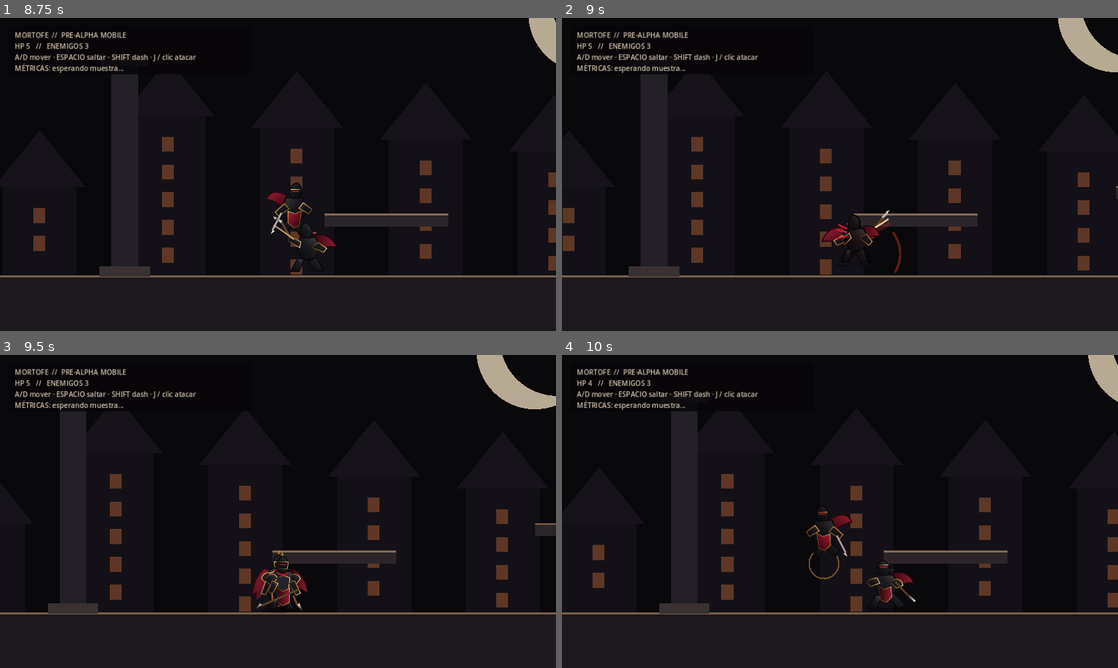
Above: before the commit, frames 1-4 (two rows, left to right).
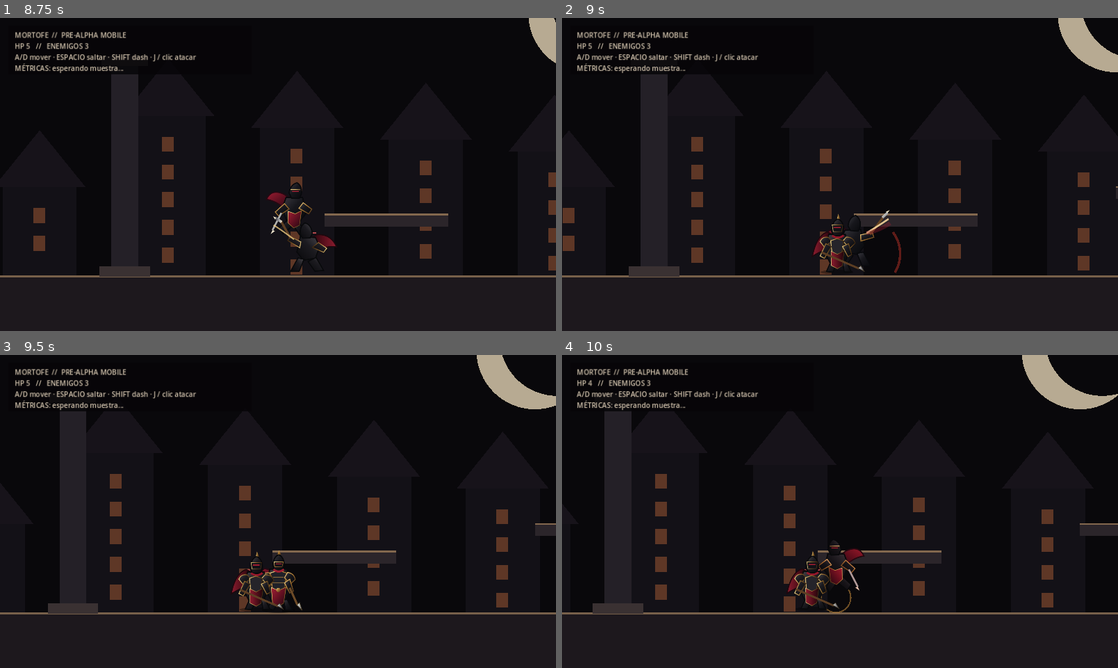
Above: after the commit, the same moments.

Repository: heliossamuelhernandezreyes/Godot-juegos-2d
Game: Godot game, scene res://main.tscn
Two runs of this game, one before a commit and one after it. Both use one fixed random seed, a clock stepped at 60 frames per second and the inputs below.
Inputs (mouse positions are in pixels of both pictures, inside the frame that each line leads up to):
- Up to frame 1 (8.75 s): tap Enter at 0.5 s; move the mouse to (400, 158) at 0.52 s; hold D (move_right) 0.53-1.25 s; tap J (attack) at 0.6, 2.1, 8.1 s; click (400, 158) at 0.67 s; tap Space (jump) at 0.77, 0.8, 1.07, 2.3, 3.77, 3.8, 4.07, 5.1, 6.77, 6.8, 7.07, 8.3 s; drag from (166, 190) to (294, 199) at 1.27 s; move the mouse to (333, 105) at 2.02 s; hold A (move_left) 2.03-2.75 s; drag from (250, 237) to (389, 296) at 2.77 s; move the mouse to (444, 221) at 3.52 s; hold D (move_right) 3.53-4.25 s; tap K at 3.6 s; drag from (111, 127) to (300, 265) at 4.27 s; move the mouse to (305, 174) at 5.02 s; hold D (move_right) 5.03-5.75 s; click (305, 174) at 5.17 s; drag from (194, 96) to (250, 296) at 5.77 s; move the mouse to (400, 158) at 6.52 s; hold A (move_left) 6.53-7.25 s; tap Shift (dash) at 6.6 s; drag from (166, 190) to (344, 321) at 7.27 s; move the mouse to (333, 105) at 8.02 s; hold D (move_right) from 8.03 s (still down)
- Up to frame 2 (9 s): release D (move_right) at 8.75 s; drag from (812, 237) to (673, 127) at 8.77 s
- Up to frame 3 (9.5 s): no input
- Up to frame 4 (10 s): move the mouse to (1006, 558) at 9.52 s; hold A (move_left) from 9.53 s (still down); tap J (attack) at 9.6 s; click (1006, 558) at 9.67 s; tap Space (jump) at 9.77, 9.8 s

Frame 1 is identical in both runs. In frame 2, 0.6% of the frame differs, in the area x 45-57%, y 62-82%; in frame 3, 0.9%; in frame 4, 9.2%, in the area x 5-100%, y 0-83%.

Commit message:
feat(mortofe): integrate distinct run and attack production poses

Diff:
--- a/Mortofe/scripts/player.gd
+++ b/Mortofe/scripts/player.gd
@@ -7,9 +7,13 @@
 const Hitbox2D = preload("res://scripts/combat/hitbox_2d.gd")
 const Hurtbox2D = preload("res://scripts/combat/hurtbox_2d.gd")
 const PLAYER_ATLAS: Texture2D = preload("res://art/generated/player_atlas.svg")
-const PLAYER_PRODUCTION_CANDIDATE_PATH := "res://art/normalized/player/player_idle_prod_v1.png"
+const PLAYER_PRODUCTION_IDLE_PATH := "res://art/normalized/player/player_idle_prod_v1.png"
+const PLAYER_PRODUCTION_RUN_PATH := "res://art/normalized/player/player_run_prod_v1.png"
+const PLAYER_PRODUCTION_ATTACK_PATH := "res://art/normalized/player/player_attack_prod_v1.png"
 const FRAME_SIZE := Vector2(256, 256)
 const PRODUCTION_CANDIDATE_MODE := true
+const ATTACK_HITBOX_CENTER := Vector2(44.0, -50.0)
+const ATTACK_HITBOX_SIZE := Vector2(82.0, 58.0)
 
 @export var move_speed := 285.0
 @export var ground_accel := 1900.0
@@ -75,7 +79,7 @@
 		_apply_movement(delta)
 
 	if is_instance_valid(attack_hitbox):
-		attack_hitbox.position.x = 44.0 * float(facing)
+		attack_hitbox.position.x = ATTACK_HITBOX_CENTER.x * float(facing)
 	move_and_slide()
 	_update_visual()
 	queue_redraw()
@@ -170,8 +174,9 @@
 func _build_attack_hitbox() -> void:
 	attack_hitbox = Hitbox2D.new()
 	var rect := RectangleShape2D.new()
-	rect.size = Vector2(82, 58)
+	rect.size = ATTACK_HITBOX_SIZE
 	attack_hitbox.configure(self, 1, 64, rect)
+	attack_hitbox.position = ATTACK_HITBOX_CENTER
 	add_child(attack_hitbox)
 
 func _atlas_frame(index: int) -> AtlasTexture:
@@ -195,25 +200,34 @@
 	frames.set_animation_loop(name, looped)
 	frames.add_frame(name, texture)
 
+func _load_candidate_texture(path: String) -> Texture2D:
+	if not ResourceLoader.exists(path):
+		return null
+	return load(path) as Texture2D
+
 func _build_visual() -> void:
 	var frames := SpriteFrames.new()
 	if frames.has_animation(&"default"):
 		frames.remove_animation(&"default")
 
-	var candidate_texture: Texture2D = null
-	if PRODUCTION_CANDIDATE_MODE and ResourceLoader.exists(PLAYER_PRODUCTION_CANDIDATE_PATH):
-		candidate_texture = load(PLAYER_PRODUCTION_CANDIDATE_PATH) as Texture2D
-	production_candidate_active = candidate_texture != null
+	var idle_texture: Texture2D = null
+	var run_texture: Texture2D = null
+	var attack_texture: Texture2D = null
+	if PRODUCTION_CANDIDATE_MODE:
+		idle_texture = _load_candidate_texture(PLAYER_PRODUCTION_IDLE_PATH)
+		run_texture = _load_candidate_texture(PLAYER_PRODUCTION_RUN_PATH)
+		attack_texture = _load_candidate_texture(PLAYER_PRODUCTION_ATTACK_PATH)
+	production_candidate_active = idle_texture != null and run_texture != null and attack_texture != null
 
 	if production_candidate_active:
-		# Production gate v1 intentionally reuses one normalized frame across states.
-		# This validates silhouette, gameplay scale, pivot/baseline, HUD overlap and
-		# movement/camera integration before animation production is expanded.
-		_add_candidate_animation(frames, &"idle", candidate_texture, 1.0, true)
-		_add_candidate_animation(frames, &"run", candidate_texture, 1.0, true)
-		_add_candidate_animation(frames, &"jump", candidate_texture, 1.0, false)
-		_add_candidate_animation(frames, &"attack", candidate_texture, 1.0, false)
-		_add_candidate_animation(frames, &"hurt", candidate_texture, 1.0, false)
+		# Gate v2 uses three distinct readability poses while temporal animation is
+		# still intentionally deferred. Jump/hurt keep the neutral reference until
+		# their own production frames exist.
+		_add_candidate_animation(frames, &"idle", idle_texture, 1.0, true)
+		_add_candidate_animation(frames, &"run", run_texture, 1.0, true)
+		_add_candidate_animation(frames, &"jump", idle_texture, 1.0, false)
+		_add_candidate_animation(frames, &"attack", attack_texture, 1.0, false)
+		_add_candidate_animation(frames, &"hurt", idle_texture, 1.0, false)
 	else:
 		_add_animation(frames, &"idle", [0, 1], 2.4, true)
 		_add_animation(frames, &"run", [2, 3, 4, 5], 9.5, true)
